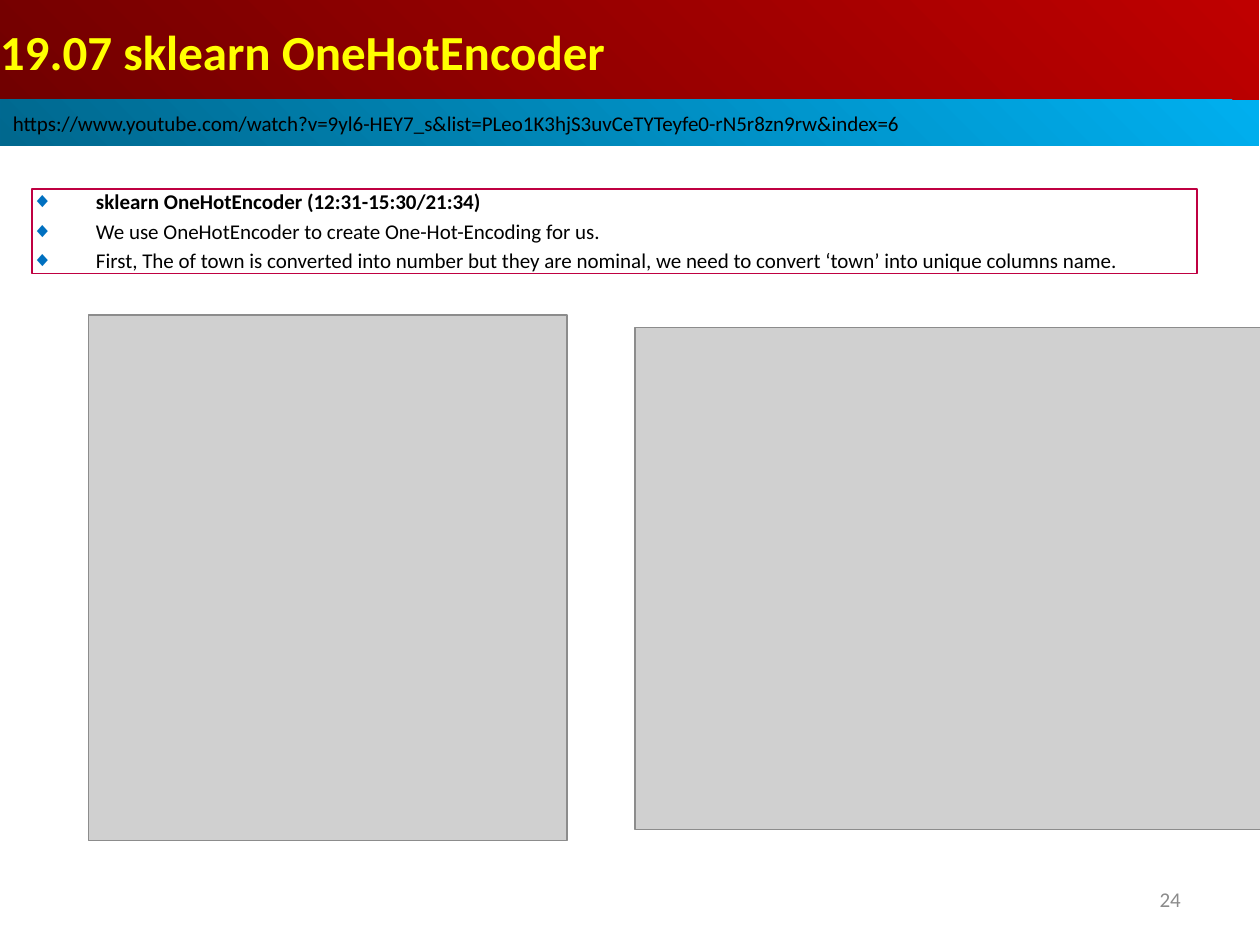
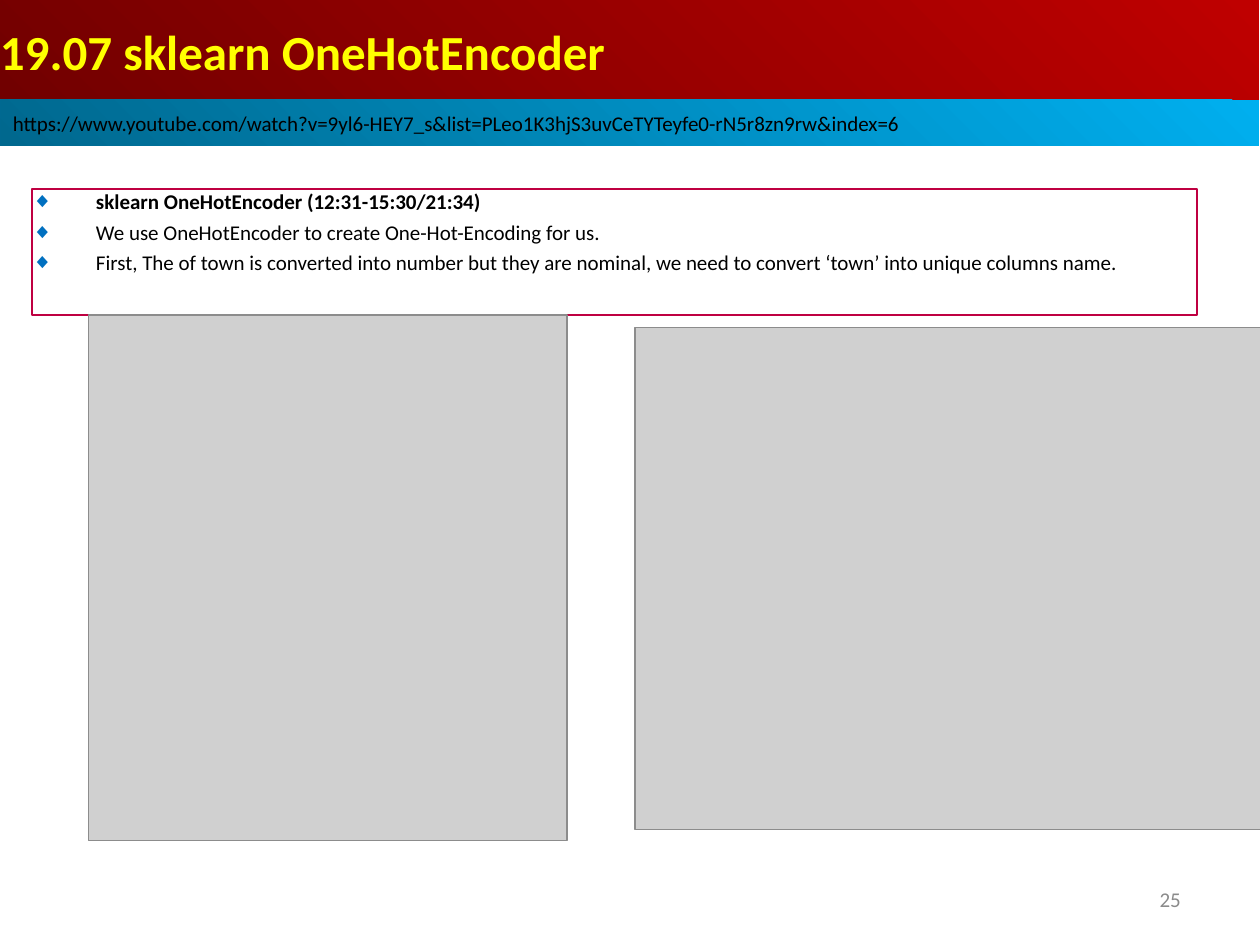
Before and after one commit to peterhchen/AIU_CS512_DL, a slide deck: slide 25 of 000_Lecture_Project/week09/001_Video/19.00_w08_review_OneHotEncoding.ppt (slide 24 before the commit). Drawn at 1260x945 pixels with LibreOffice and Linux fonts; fonts in the diff are those of the drawing; grey boxes stand for pictures. Boxes give left, top, right and bottom in pixels: in the first picture for what was removed or moved away, otherwise in the second. Text is boxed around its words. In the diff, an @@ line names an element or a change of style, - is before the commit and + after.

```diff
--- a/000_Lecture_Project/week09/001_Video/19.00_w08_review_OneHotEncoding.ppt
+++ b/000_Lecture_Project/week09/001_Video/19.00_w08_review_OneHotEncoding.ppt
@@ rectangle "sklearn OneHotEncoder (12:31-15:30/21:34)": place and size @@
-rectangle "sklearn OneHotEncoder (12:31-15:30/21:34)" at (32, 189, 1197, 273)
+rectangle "sklearn OneHotEncoder (12:31-15:30/21:34)" at (32, 189, 1197, 315)
@@ page number at (1160, 893, 1181, 907): text changed @@
-24
+25
```
Also in this commit, not shown: 3 other slides changed, 1 slide added.
